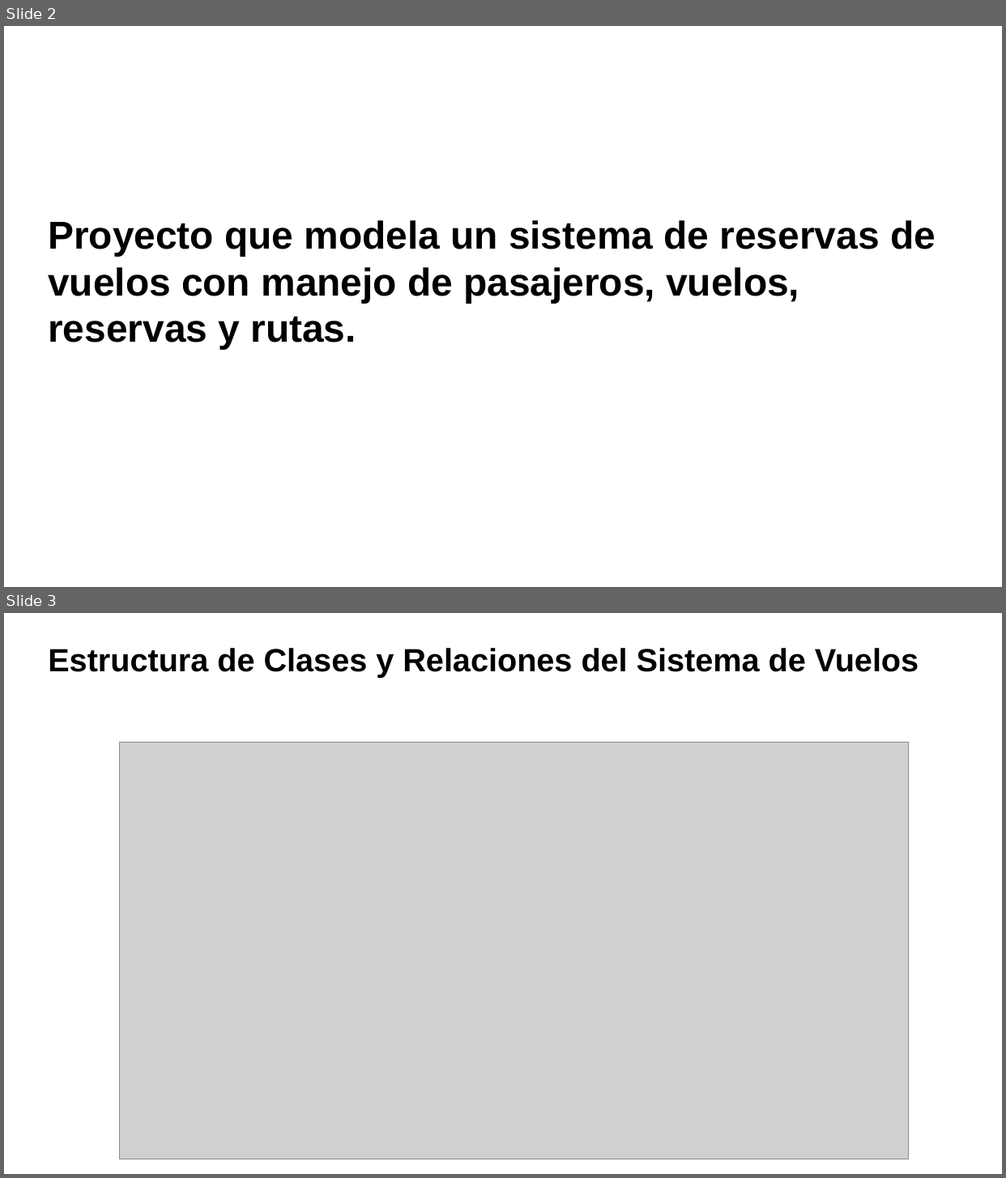
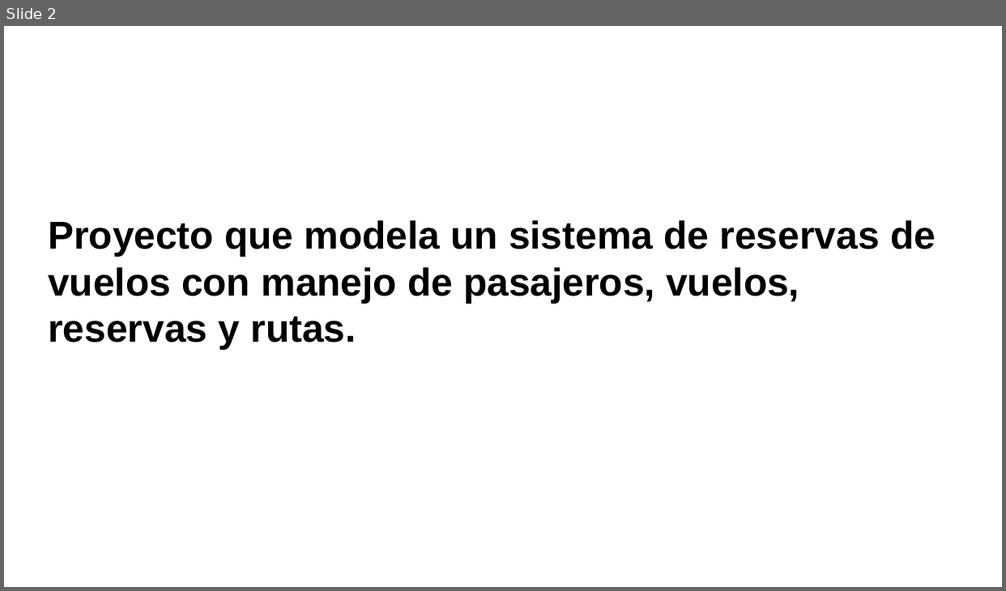
Before and after one commit to MarielaIPS/Final, a slide deck: Sistema de vuelos.pptx. Shown one above the other, each under a label of ours: slides 2 and 3 before the commit, slide 2 after it. The pictures are 1006x1178 and 1006x591 pixels, drawn with LibreOffice and Linux fonts; fonts in the diff are those of the drawing; grey boxes stand for pictures; background and template pictures are left out. Boxes give left, top, right and bottom in pixels: in the first picture for what was removed or moved away, otherwise in the second. Text is boxed around its words. In the diff, an @@ line names an element or a change of style, - is before the commit and + after.

```diff
--- a/Sistema de vuelos.pptx
+++ b/Sistema de vuelos.pptx
@@ slide 3 removed at [4,613,1002,1174], background picture (left out) @@
@@ title removed at [48,648,918,677] @@
-Estructura de Clases y Relaciones del Sistema de Vuelos
@@ picture removed at [120,743,909,1160] @@
```
Also in this commit, not shown: 6 slides changed, 11 slides added, 6 other files.
